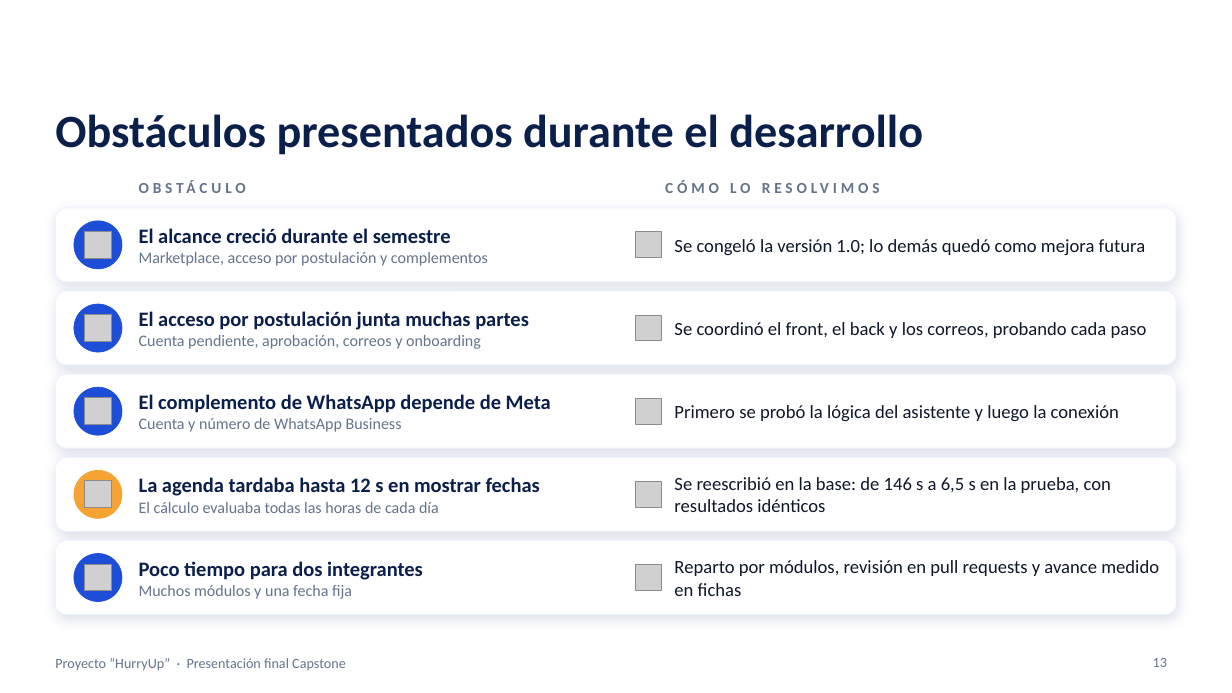
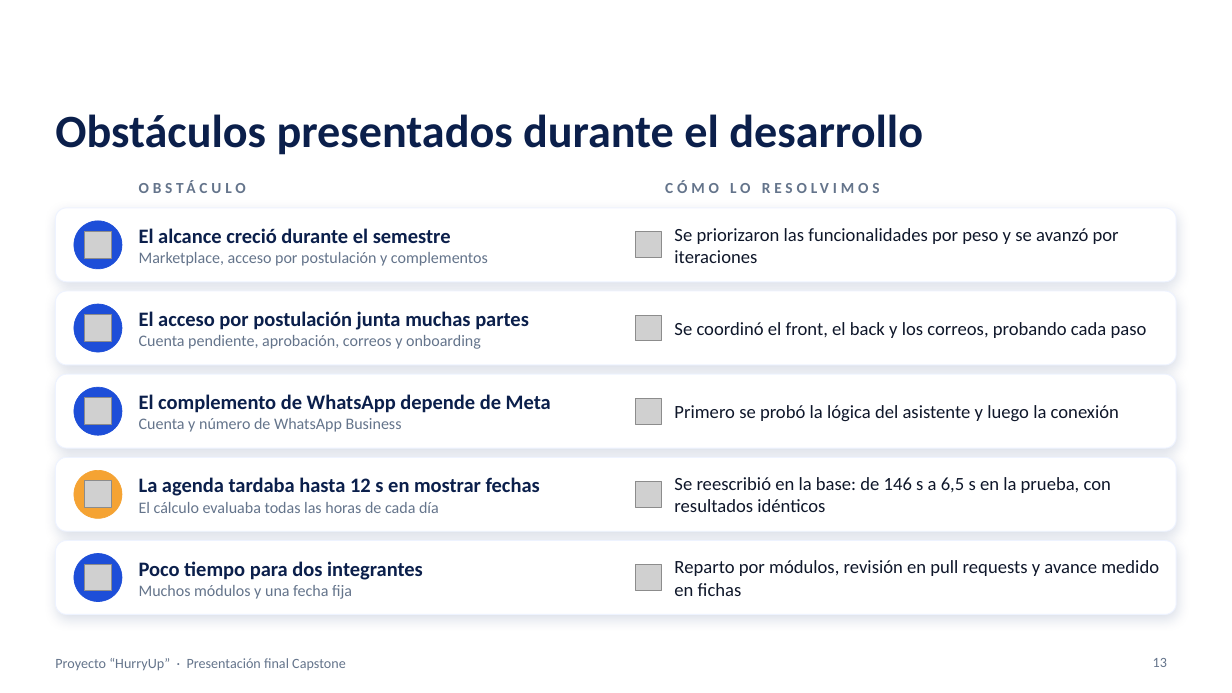
Before and after one commit to Vichobustosss/2026_2_BUSTOS-HEREDIA_CASPTONE_002D_GRUPO_006, a slide deck: slide 13 of Fase 3/Evidencias Grupales/Presentacion_Final_Capstone_HurryUp_GRUPO06.pptx. Drawn at 1232x693 pixels with LibreOffice and Linux fonts; fonts in the diff are those of the drawing; grey boxes stand for pictures; background and template pictures are left out. Boxes give left, top, right and bottom in pixels: in the first picture for what was removed or moved away, otherwise in the second. Text is boxed around its words. In the diff, an @@ line names an element or a change of style, - is before the commit and + after.

```diff
--- a/Fase 3/Evidencias Grupales/Presentacion_Final_Capstone_HurryUp_GRUPO06.pptx
+++ b/Fase 3/Evidencias Grupales/Presentacion_Final_Capstone_HurryUp_GRUPO06.pptx
@@ text at (674, 228, 1119, 263): text changed @@
-Se congeló la versión 1.0; lo demás quedó como mejora futura
+Se priorizaron las funcionalidades por peso y se avanzó por iteraciones
```
Also in this commit, not shown: 1 other slide changed.
